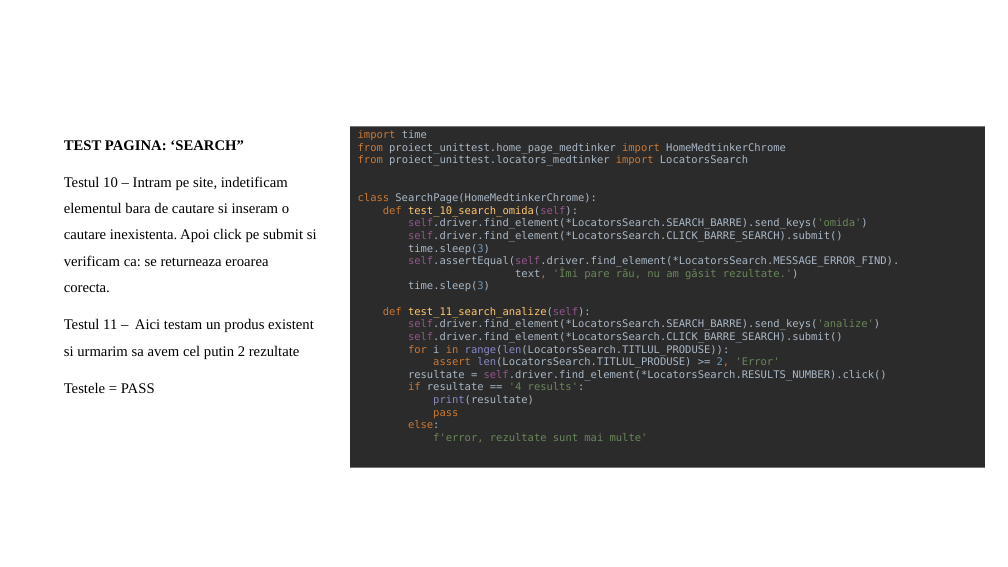
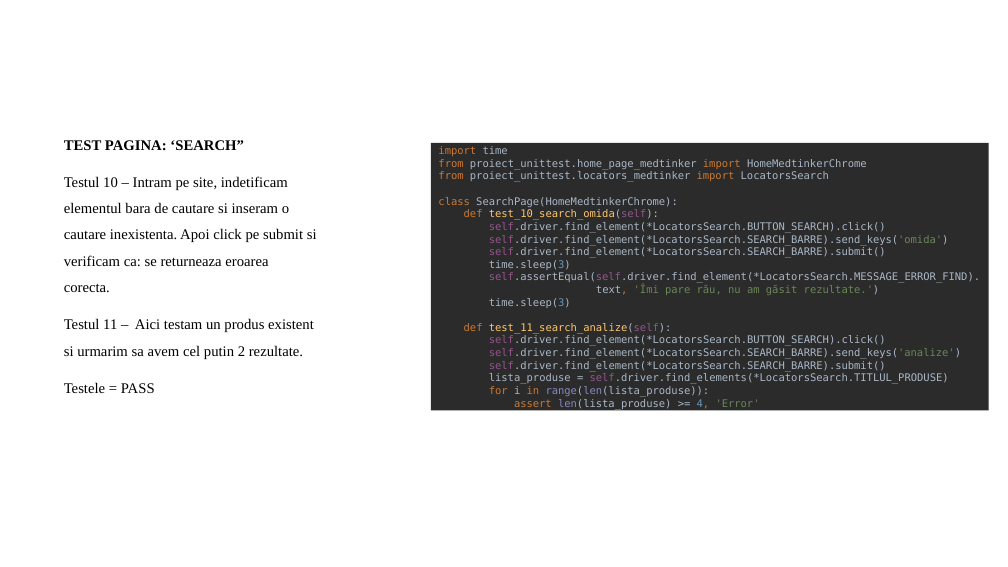
Before and after one commit to godavid128/Test_Website_medtinker, a slide deck: slide 12 of PROIECT FINAL - GORODETCHI DAVID.pptx. Drawn at 1008x567 pixels with LibreOffice and Linux fonts; fonts in the diff are those of the drawing; background and template pictures are left out. Boxes give left, top, right and bottom in pixels: in the first picture for what was removed or moved away, otherwise in the second. Text is boxed around its words. In the diff, an @@ line names an element or a change of style, - is before the commit and + after.

```diff
--- a/PROIECT FINAL - GORODETCHI DAVID.pptx
+++ b/PROIECT FINAL - GORODETCHI DAVID.pptx
@@ text "import time from proiect_unittest.home_page_medtinker import ...": place and size @@
-text "import time from proiect_unittest.home_page_medtinker import ..." at <box>350,123,985,471</box>
+text "import time from proiect_unittest.home_page_medtinker import ..." at <box>431,139,989,414</box>
@@ text at <box>438,146,980,409</box>: text changed @@
-import time
-from proiect_unittest.home_page_medtinker import HomeMedtinkerChrome
-from proiect_unittest.locators_medtinker import LocatorsSearch
-class SearchPage(HomeMedtinkerChrome):
-def test_10_search_omida(self):
-self.driver.find_element(*LocatorsSearch.SEARCH_BARRE).send_keys('omida')
-self.driver.find_element(*LocatorsSearch.CLICK_BARRE_SEARCH).submit()
-time.sleep(3)
-self.assertEqual(self.driver.find_element(*LocatorsSearch.MESSAGE_ERROR_FIND).
-text, 'Îmi pare rău, nu am găsit rezultate.')
-time.sleep(3)
-def test_11_search_analize(self):
-self.driver.find_element(*LocatorsSearch.SEARCH_BARRE).send_keys('analize')
-self.driver.find_element(*LocatorsSearch.CLICK_BARRE_SEARCH).submit()
-for i in range(len(LocatorsSearch.TITLUL_PRODUSE)):
-assert len(LocatorsSearch.TITLUL_PRODUSE) >= 2, 'Error'
-resultate = self.driver.find_element(*LocatorsSearch.RESULTS_NUMBER).click()
-if resultate == '4 results':
-print(resultate)
-pass
-else:
-f'error, rezultate sunt mai multe'
+import time
+from proiect_unittest.home_page_medtinker import HomeMedtinkerChrome
+from proiect_unittest.locators_medtinker import LocatorsSearch
+class SearchPage(HomeMedtinkerChrome):
+def test_10_search_omida(self):
+self.driver.find_element(*LocatorsSearch.BUTTON_SEARCH).click()
+self.driver.find_element(*LocatorsSearch.SEARCH_BARRE).send_keys('omida')
+self.driver.find_element(*LocatorsSearch.SEARCH_BARRE).submit()
+time.sleep(3)
+self.assertEqual(self.driver.find_element(*LocatorsSearch.MESSAGE_ERROR_FIND).
+text, 'Îmi pare rău, nu am găsit rezultate.')
+time.sleep(3)
+def test_11_search_analize(self):
+self.driver.find_element(*LocatorsSearch.BUTTON_SEARCH).click()
+self.driver.find_element(*LocatorsSearch.SEARCH_BARRE).send_keys('analize')
+self.driver.find_element(*LocatorsSearch.SEARCH_BARRE).submit()
+lista_produse = self.driver.find_elements(*LocatorsSearch.TITLUL_PRODUSE)
+for i in range(len(lista_produse)):
+assert len(lista_produse) >= 4, 'Error'
@@ text at <box>64,318,314,359</box>: text changed @@
-Testul 11 – Aici testam un produs existent si urmarim sa avem cel putin 2 rezultate
+Testul 11 – Aici testam un produs existent si urmarim sa avem cel putin 2 rezultate.
```
Also in this commit, not shown: 9 other slides changed, 10 other files.
